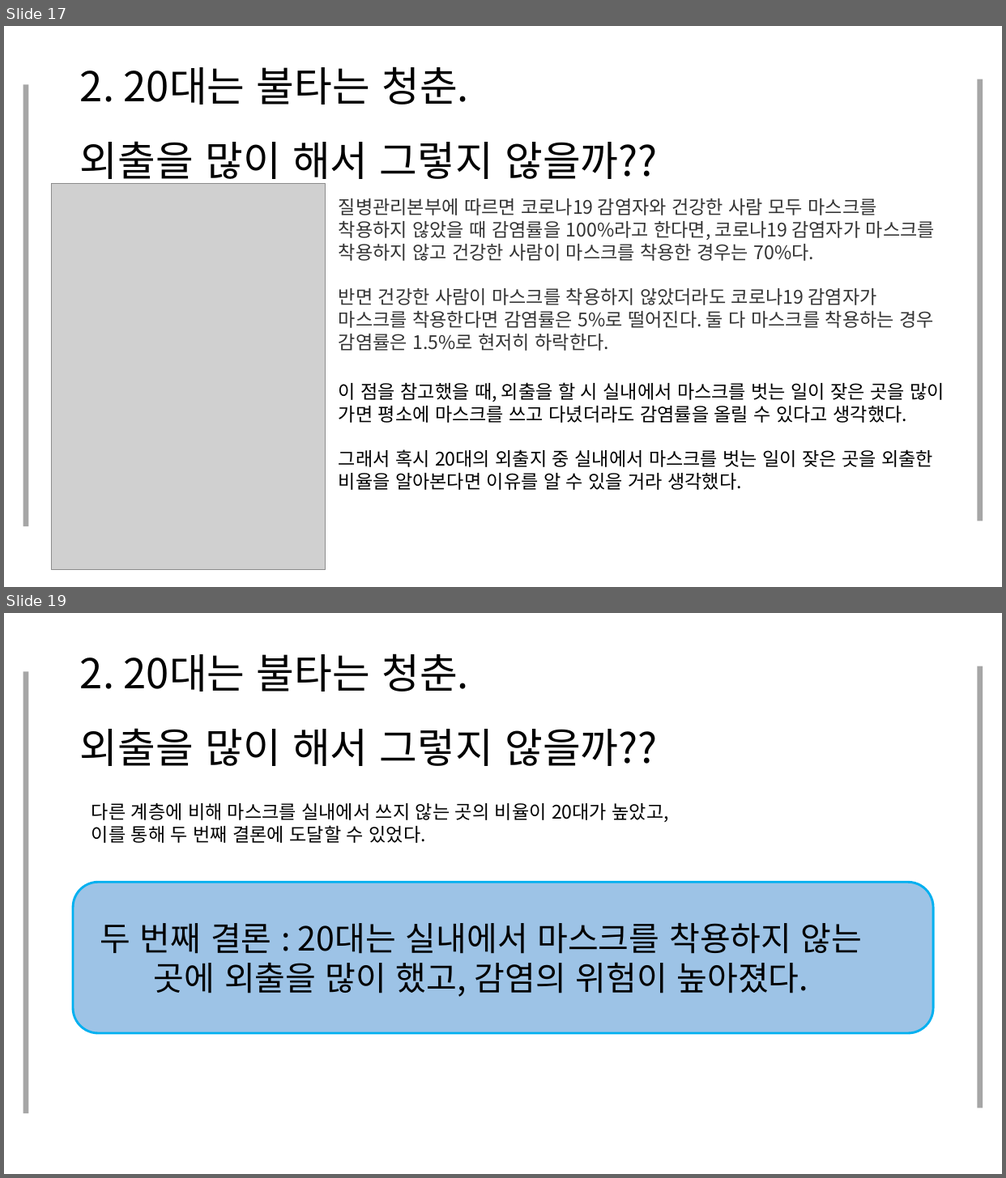
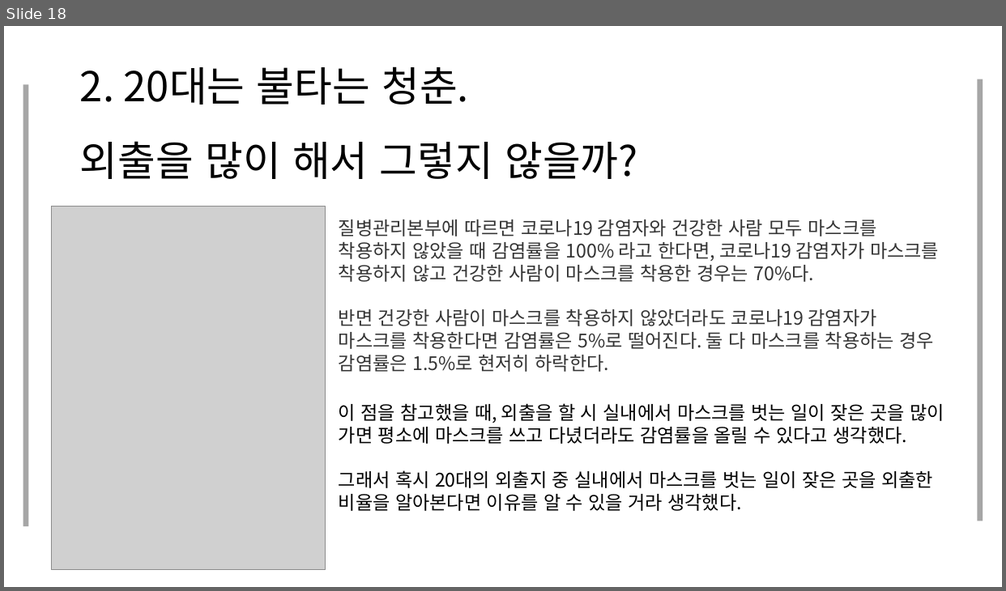
Before and after one commit to JooEHyeon/CORONA19_data_analysis, a slide deck: 최종합본.pptx. Shown one above the other, each under a label of ours: slides 17 and 19 before the commit, slide 18 after it; the slides between them are not shown. The pictures are 1006x1178 and 1006x591 pixels, drawn with LibreOffice and Linux fonts; fonts in the diff are those of the drawing; grey boxes stand for pictures. Boxes give left, top, right and bottom in pixels: in the first picture for what was removed or moved away, otherwise in the second. Text is boxed around its words. In the diff, an @@ line names an element or a change of style, - is before the commit and + after.

```diff
--- a/최종합본.pptx
+++ b/최종합본.pptx
@@ slide 19 removed at (4, 613, 1002, 1174), background #FFFFFF @@
@@ title removed at (80, 653, 657, 766) @@
-2. 20대는 불타는 청춘.
-외출을 많이 해서 그렇지 않을까??
@@ rectangle removed at (23, 671, 28, 1114) @@
@@ rectangle removed at (978, 666, 982, 1109) @@
@@ text removed at (91, 803, 669, 843) @@
-다른 계층에 비해 마스크를 실내에서 쓰지 않는 곳의 비율이 20대가 높았고,
-이를 통해 두 번째 결론에 도달할 수 있었다.
@@ rounded rectangle removed at (73, 883, 933, 1033) @@
@@ text removed at (100, 923, 863, 997) @@
-두 번째 결론 : 20대는 실내에서 마스크를 착용하지 않는 곳에 외출을 많이 했고, 감염의 위험이 높아졌다.
@@ what was slide 17 is now slide 18 @@
@@ slide 18 changed as well @@
@@ title at (80, 66, 637, 179): text changed @@
-2. 20대는 불타는 청춘.
-외출을 많이 해서 그렇지 않을까??
+2. 20대는 불타는 청춘.
+외출을 많이 해서 그렇지 않을까?
@@ picture: place and size @@
-picture at (51, 184, 325, 570)
+picture at (51, 206, 325, 570)
@@ text at (339, 220, 939, 372): spaces changed @@
-질병관리본부에 따르면 코로나19 감염자와 건강한 사람 모두 마스크를 착용하지 않았을 때 감염률을 100%라고 한다면, 코로나19 감염자가 마스크를 착용하지 않고 건강한 사람이 마스크를 착용한 경우는 70%다.
-반면 건강한 사람이 마스크를 착용하지 않았더라도 코로나19 감염자가 마스크를 착용한다면 감염률은 5%로 떨어진다. 둘 다 마스크를 착용하는 경우 감염률은 1.5%로 현저히 하락한다.
+질병관리본부에 따르면 코로나19 감염자와 건강한 사람 모두 마스크를 착용하지 않았을 때 감염률을 100% 라고 한다면, 코로나19 감염자가 마스크를 착용하지 않고 건강한 사람이 마스크를 착용한 경우는 70%다.
+반면 건강한 사람이 마스크를 착용하지 않았더라도 코로나19 감염자가 마스크를 착용한다면 감염률은 5%로 떨어진다. 둘 다 마스크를 착용하는 경우 감염률은 1.5%로 현저히 하락한다.
@@ text "이 점을 참고했을 때, 외출을 ...": place and size @@
-text "이 점을 참고했을 때, 외출을 ..." at (339, 382, 944, 490)
+text "이 점을 참고했을 때, 외출을 ..." at (339, 403, 944, 511)
```
Also in this commit, not shown: 21 other slides changed, 4 slides added, 1 other slide removed.
